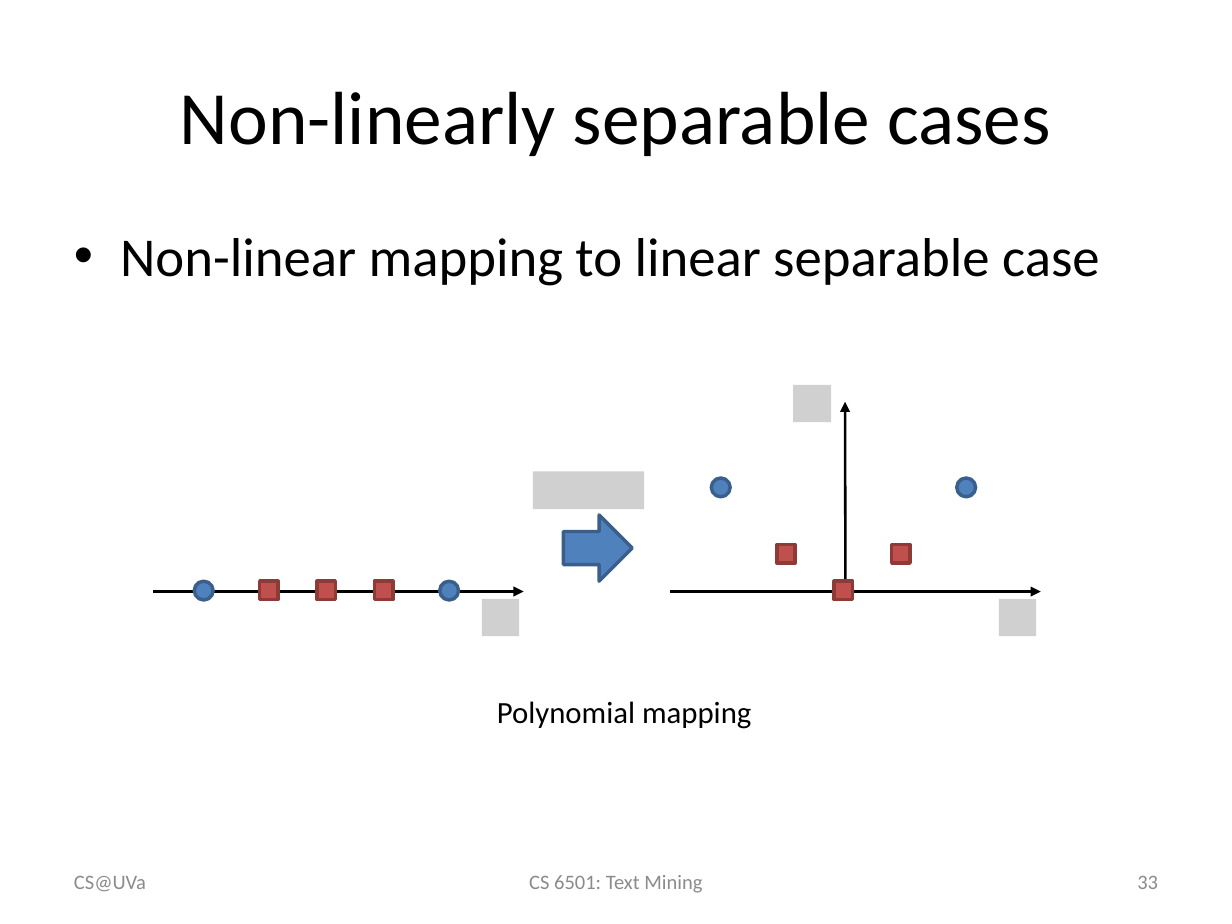
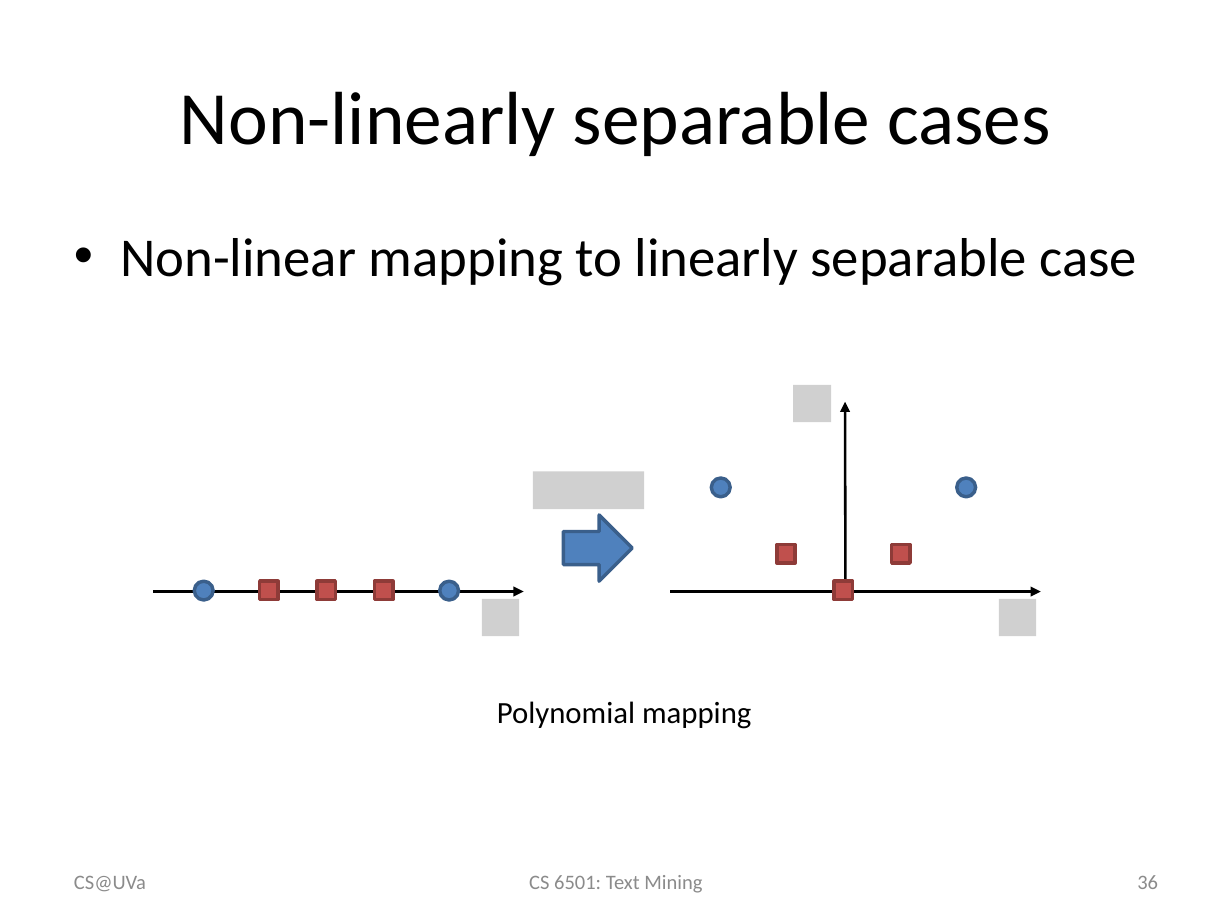
Before and after one commit to wang296/CS6501-Text-Mining, a slide deck: slide 36 of docs/svm.pptx (slide 33 before the commit). Drawn at 1232x924 pixels with LibreOffice and Linux fonts; fonts in the diff are those of the drawing; grey boxes stand for pictures. Boxes give left, top, right and bottom in pixels: in the first picture for what was removed or moved away, otherwise in the second. Text is boxed around its words. In the diff, an @@ line names an element or a change of style, - is before the commit and + after.

Commit message:
presentation

```diff
--- a/docs/svm.pptx
+++ b/docs/svm.pptx
@@ text at bbox=[120, 238, 1137, 286]: text changed @@
-• Non-linear mapping to linear separable case
+• Non-linear mapping to linearly separable case
@@ page number at bbox=[1137, 875, 1158, 889]: text changed @@
-33
+36
```
Also in this commit, not shown: 3 other slides changed, 3 slides added, 2 other files.
